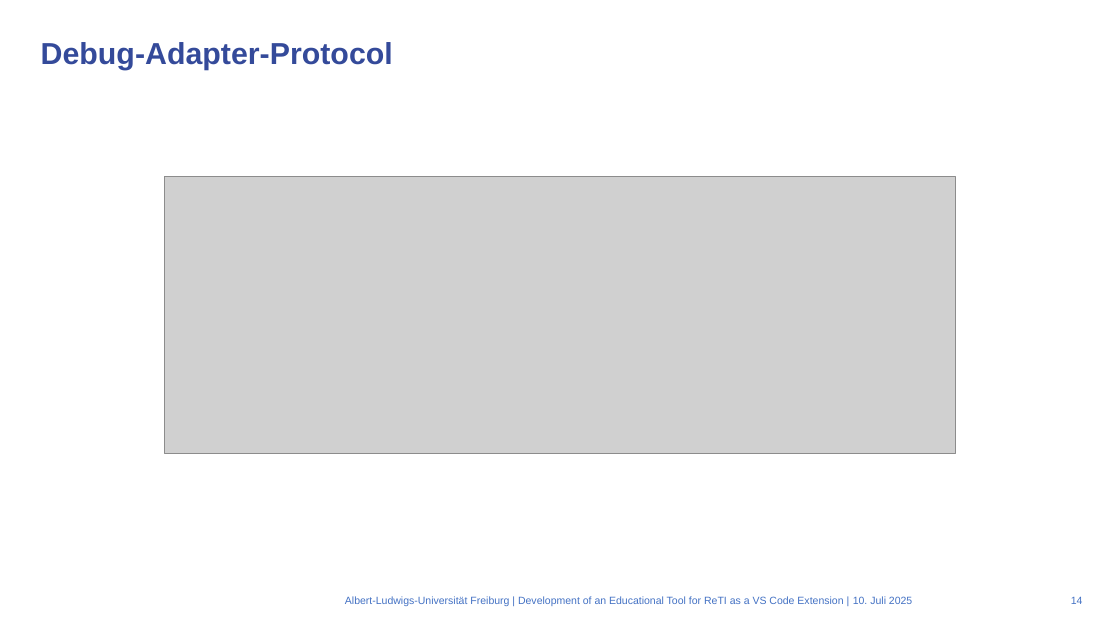
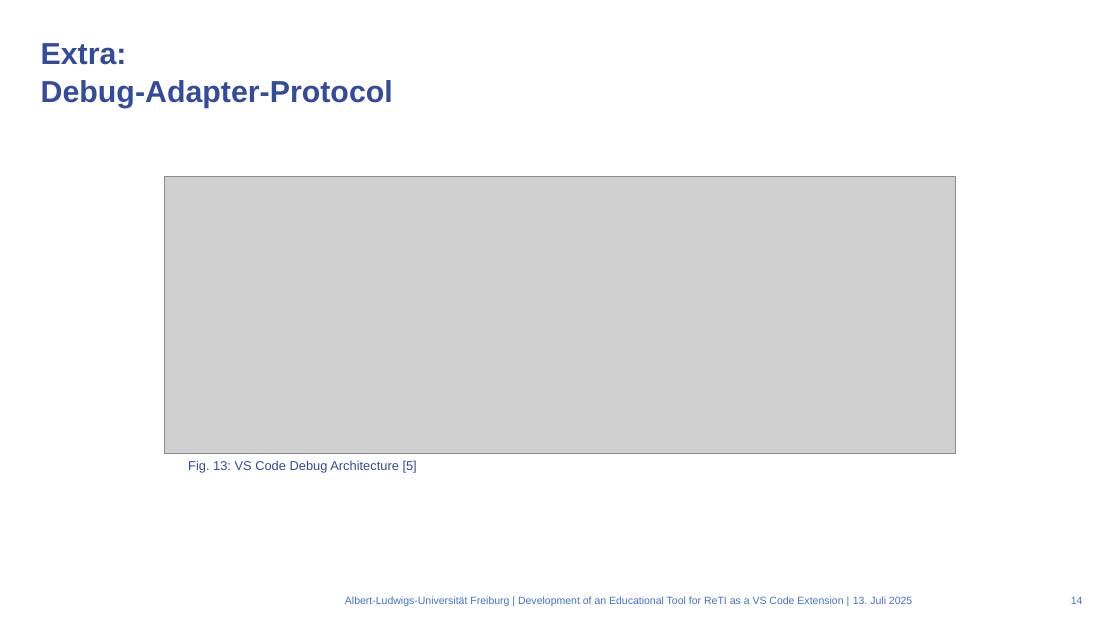
Before and after one commit to mlt279/vscode-reti, a slide deck: slide 14 of presentation/presentation.pptx. Drawn at 1120x630 pixels with LibreOffice and Linux fonts; fonts in the diff are those of the drawing; grey boxes stand for pictures; background and template pictures are left out. Boxes give left, top, right and bottom in pixels: in the first picture for what was removed or moved away, otherwise in the second. Text is boxed around its words. In the diff, an @@ line names an element or a change of style, - is before the commit and + after.

```diff
--- a/presentation/presentation.pptx
+++ b/presentation/presentation.pptx
@@ title at [41, 43, 393, 108]: text changed @@
-Debug-Adapter-Protocol
+Extra:
+Debug-Adapter-Protocol
@@ text added at [188, 460, 417, 473], 11 pt, text #344A9A @@
+Fig. 13: VS Code Debug Architecture [5]
@@ text at [853, 596, 912, 604]: text changed @@
-10. Juli 2025
+13. Juli 2025
```
Also in this commit, not shown: 13 other slides changed, 1 slide added.
